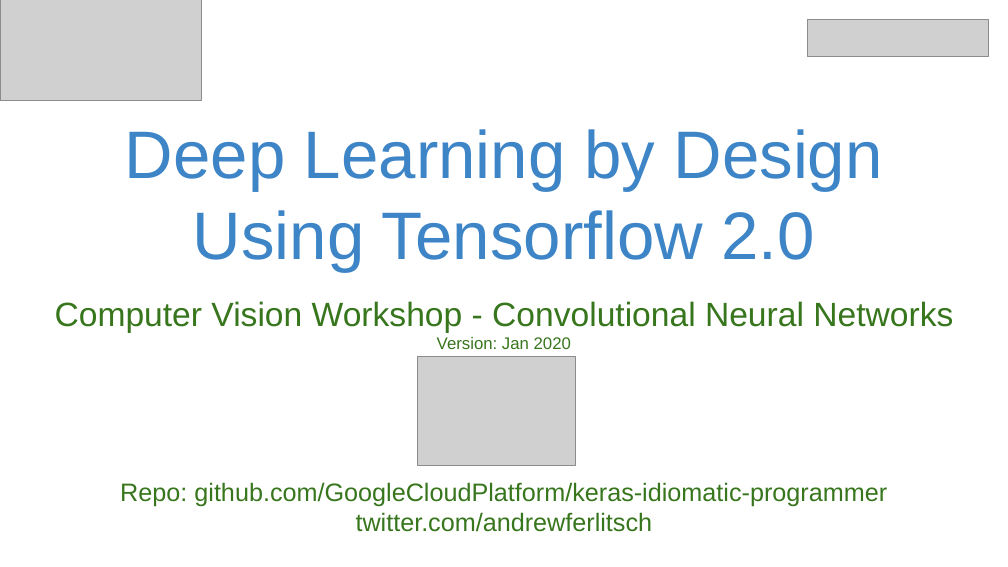
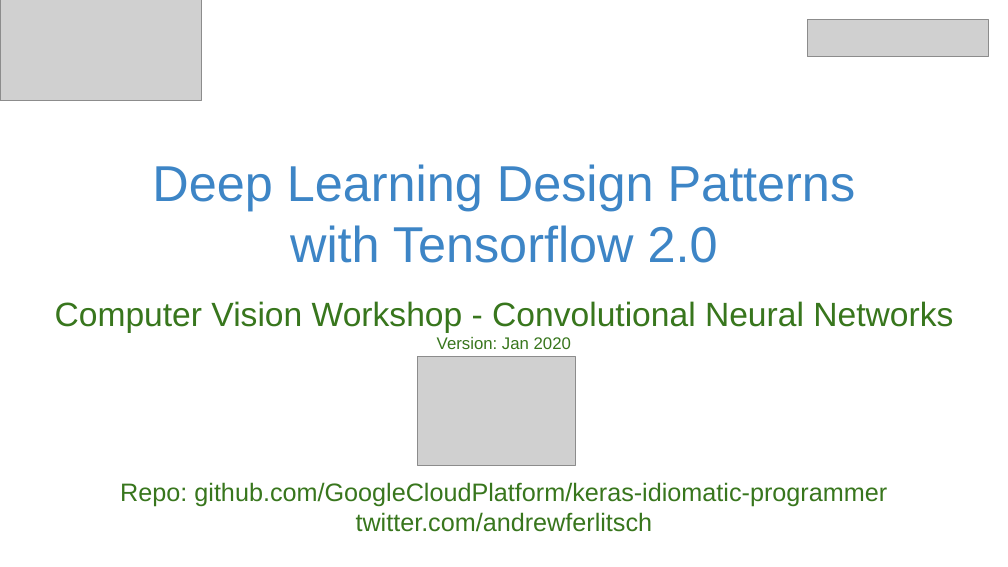
Before and after one commit to GoogleCloudPlatform/keras-idiomatic-programmer, a slide deck: slide 1 of books/deep-learning-design-patterns/Workshops/Novice/Deep Learning Design Patterns - Workshop - Chapter II.pptx. Drawn at 1008x567 pixels with LibreOffice and Linux fonts; fonts in the diff are those of the drawing; grey boxes stand for pictures. Boxes give left, top, right and bottom in pixels: in the first picture for what was removed or moved away, otherwise in the second. Text is boxed around its words. In the diff, an @@ line names an element or a change of style, - is before the commit and + after.

```diff
--- a/books/deep-learning-design-patterns/Workshops/Novice/Deep Learning Design Patterns - Workshop - Chapter II.pptx
+++ b/books/deep-learning-design-patterns/Workshops/Novice/Deep Learning Design Patterns - Workshop - Chapter II.pptx
@@ title at (x1=152, y1=164, x2=856, y2=263): text changed; size 48 to 36 pt @@
-Deep Learning by Design
-Using Tensorflow 2.0
+Deep Learning Design Patterns
+with Tensorflow 2.0
```
Also in this commit, not shown: 2 other slides changed, 1 other file.
